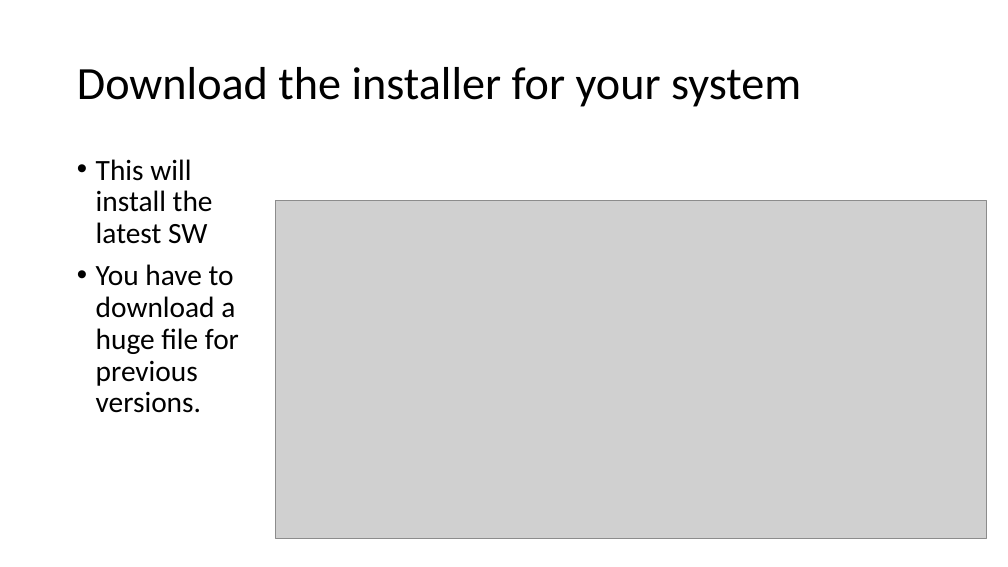
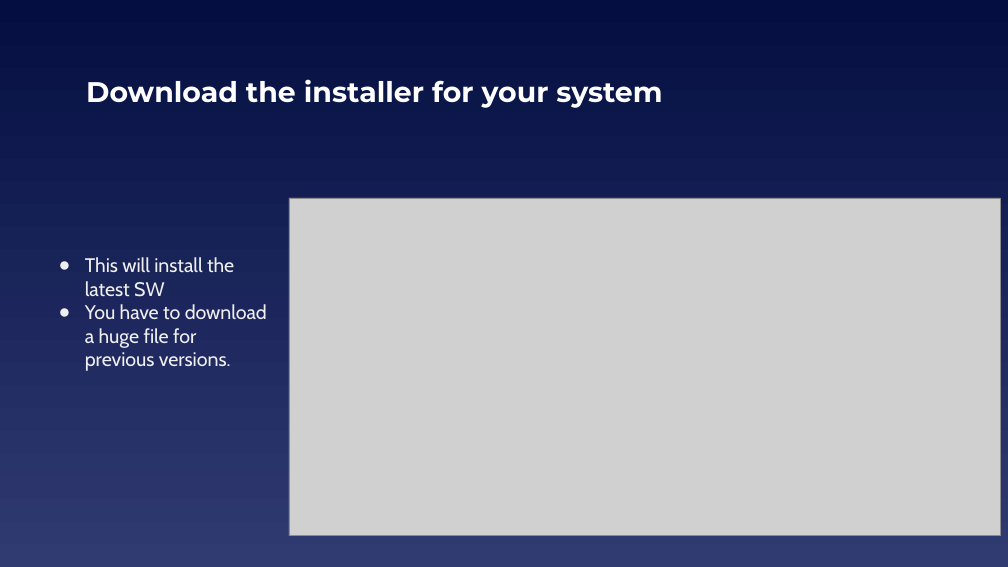
Before and after one commit to EELabMan/Raspberry-Pi-Intro, a slide deck: slide 3 of Raspberry Pi Intro.pptx. Drawn at 1008x567 pixels with LibreOffice and Linux fonts; fonts in the diff are those of the drawing; grey boxes stand for pictures. Boxes give left, top, right and bottom in pixels: in the first picture for what was removed or moved away, otherwise in the second. Text is boxed around its words. In the diff, an @@ line names an element or a change of style, - is before the commit and + after.

```diff
--- a/Raspberry Pi Intro.pptx
+++ b/Raspberry Pi Intro.pptx
@@ background #FFFFFF to gradient #040E41 to #303B72 @@
@@ title "Download the installer for your ..." moved from (x1=77, y1=67, x2=801, y2=107) to (x1=86, y1=79, x2=662, y2=108) @@
@@ title "Download the installer for your ..." at (x1=86, y1=79, x2=662, y2=108): size 44 to 27 pt, font Calibri to Montserrat, text colour #000000 to #FFFFFF, bold on; line spacing 0.9 to 1 @@
@@ text "This will install the latest ..." moved from (x1=96, y1=159, x2=239, y2=413) to (x1=85, y1=257, x2=267, y2=371) @@
@@ text "This will install the latest ..." at (x1=85, y1=257, x2=267, y2=371): size 28 to 18.7 pt, font Calibri to Cabin, text colour #000000 to #EFEFEF; bullet • to ●; line spacing 0.9 to 1; less space between paragraphs; vertical alignment top to middle @@
@@ picture moved from (x1=275, y1=200, x2=987, y2=538) to (x1=289, y1=198, x2=1000, y2=536) @@
```
Also in this commit, not shown: 14 other slides changed, 4 slides added, 2 slides removed.
